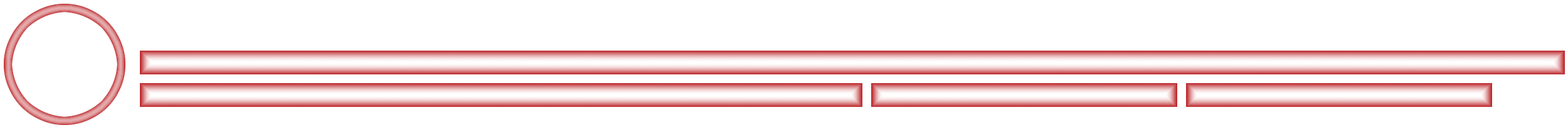
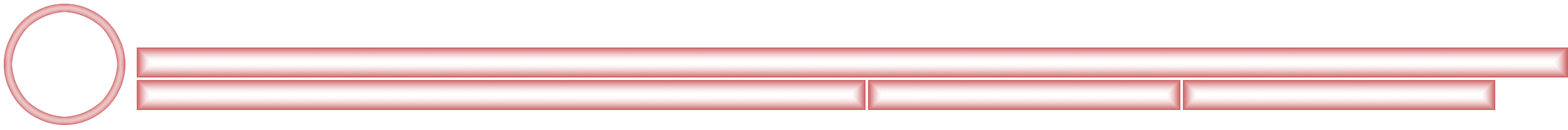
Layers edited between the first and the second 1568×130 image:
"маска": opacity 100% → 70%, painted on it over (x1=3, y1=3, x2=1568, y2=126)
